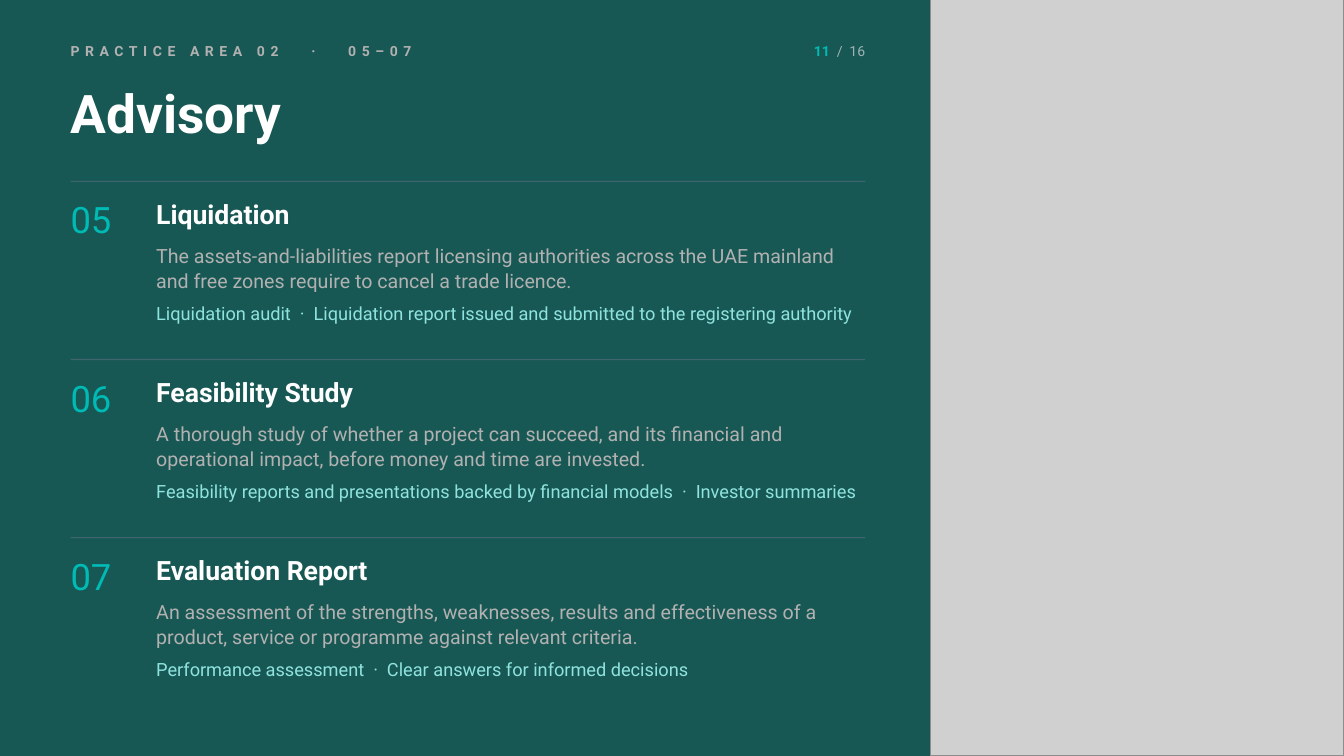
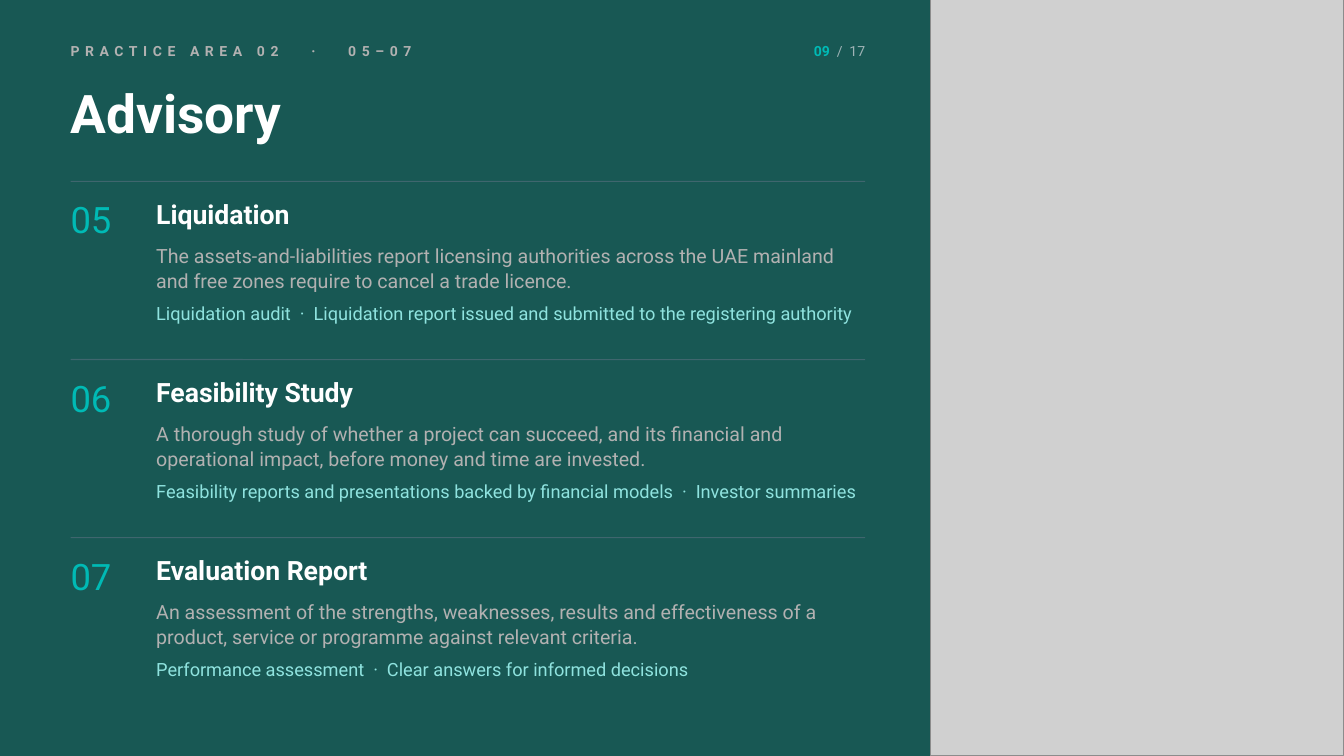
Before and after one commit to khaledsaifelnasr-afk/khsaif-content-studio, a slide deck: slide 9 of Profiles/al-suwaidi-2026/Al-Suwaidi-Company-Profile-2026-Noir.pptx (slide 11 before the commit). Drawn at 1344x756 pixels with LibreOffice and Linux fonts; fonts in the diff are those of the drawing; grey boxes stand for pictures. Boxes give left, top, right and bottom in pixels: in the first picture for what was removed or moved away, otherwise in the second. Text is boxed around its words. In the diff, an @@ line names an element or a change of style, - is before the commit and + after.

```diff
--- a/Profiles/al-suwaidi-2026/Al-Suwaidi-Company-Profile-2026-Noir.pptx
+++ b/Profiles/al-suwaidi-2026/Al-Suwaidi-Company-Profile-2026-Noir.pptx
@@ text at [814, 46, 865, 56]: text changed @@
-11 / 16
+09 / 17
```
Also in this commit, not shown: 15 other slides changed, 1 slide added, 1 other file.
